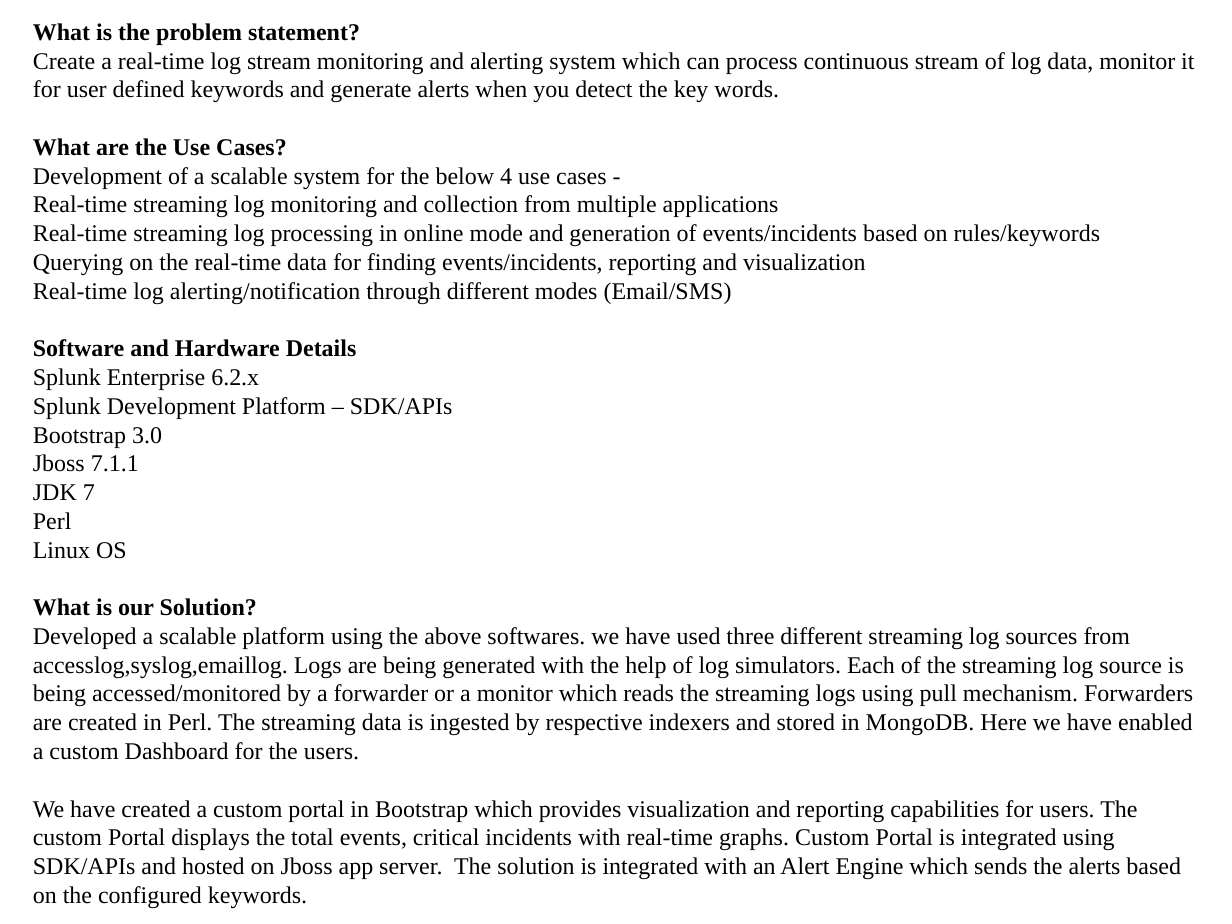
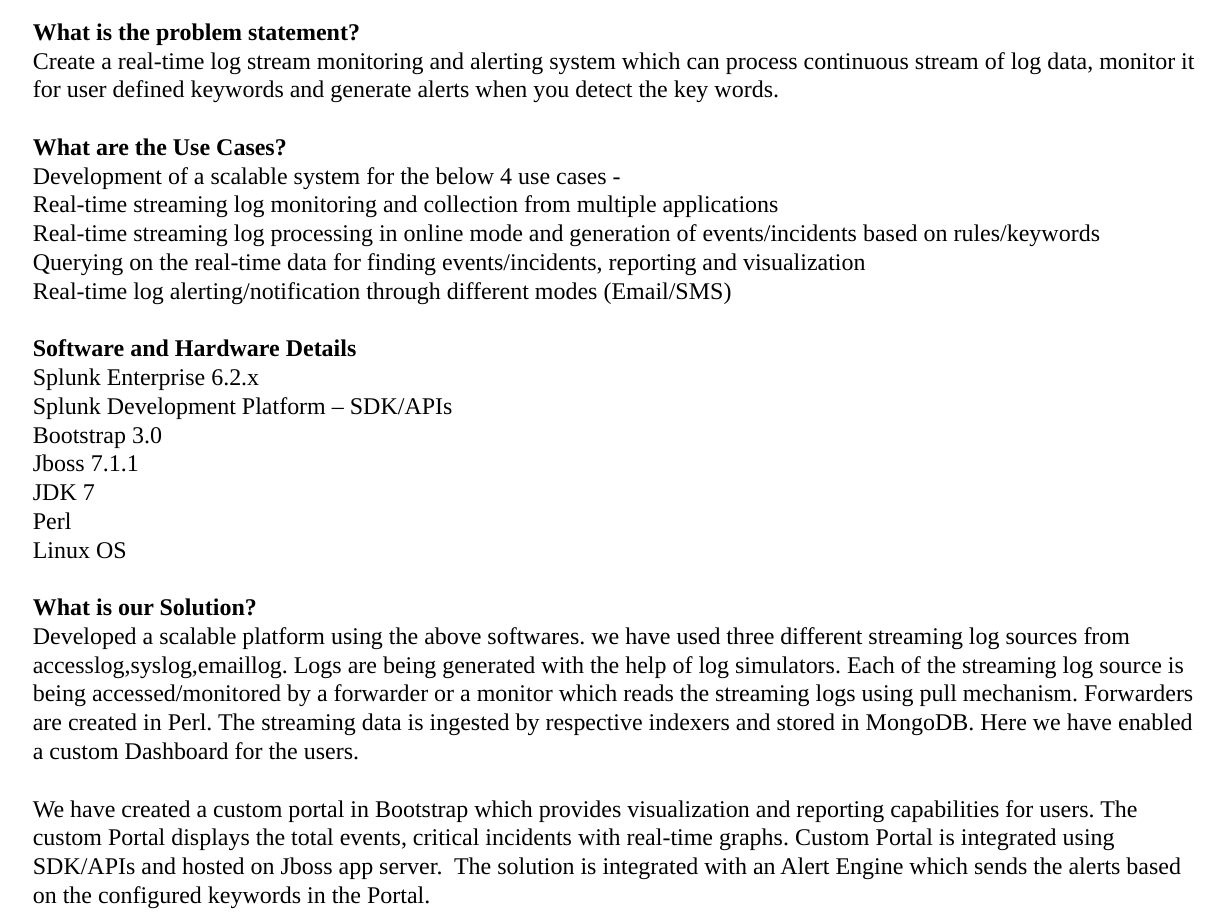
Before and after one commit to aspsurya/random-code, a slide deck: slide 3 of docs/Hackathon_Presentation_2015.pptx. Drawn at 1232x924 pixels with LibreOffice and Linux fonts; fonts in the diff are those of the drawing. Boxes give left, top, right and bottom in pixels: in the first picture for what was removed or moved away, otherwise in the second. Text is boxed around its words. In the diff, an @@ line names an element or a change of style, - is before the commit and + after.

```diff
--- a/docs/Hackathon_Presentation_2015.pptx
+++ b/docs/Hackathon_Presentation_2015.pptx
@@ subtitle at [33, 800, 1181, 908]: text changed @@
-We have created a custom portal in Bootstrap which provides visualization and reporting capabilities for users. The custom Portal displays the total events, critical incidents with real-time graphs. Custom Portal is integrated using SDK/APIs and hosted on Jboss app server. The solution is integrated with an Alert Engine which sends the alerts based on the configured keywords.
+We have created a custom portal in Bootstrap which provides visualization and reporting capabilities for users. The custom Portal displays the total events, critical incidents with real-time graphs. Custom Portal is integrated using SDK/APIs and hosted on Jboss app server. The solution is integrated with an Alert Engine which sends the alerts based on the configured keywords in the Portal.
```
Also in this commit, not shown: 1 slide added, 4 other files.
